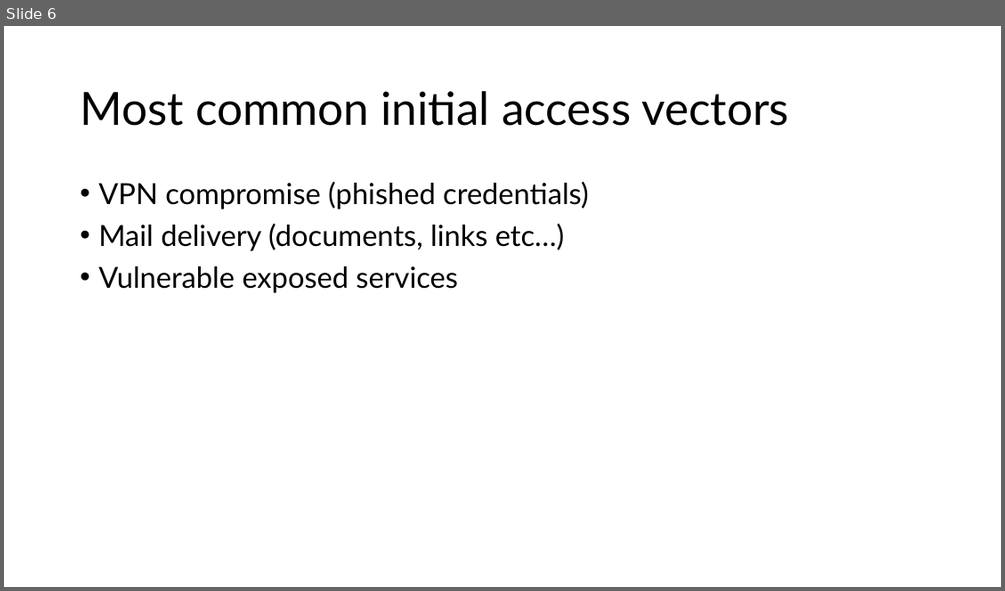
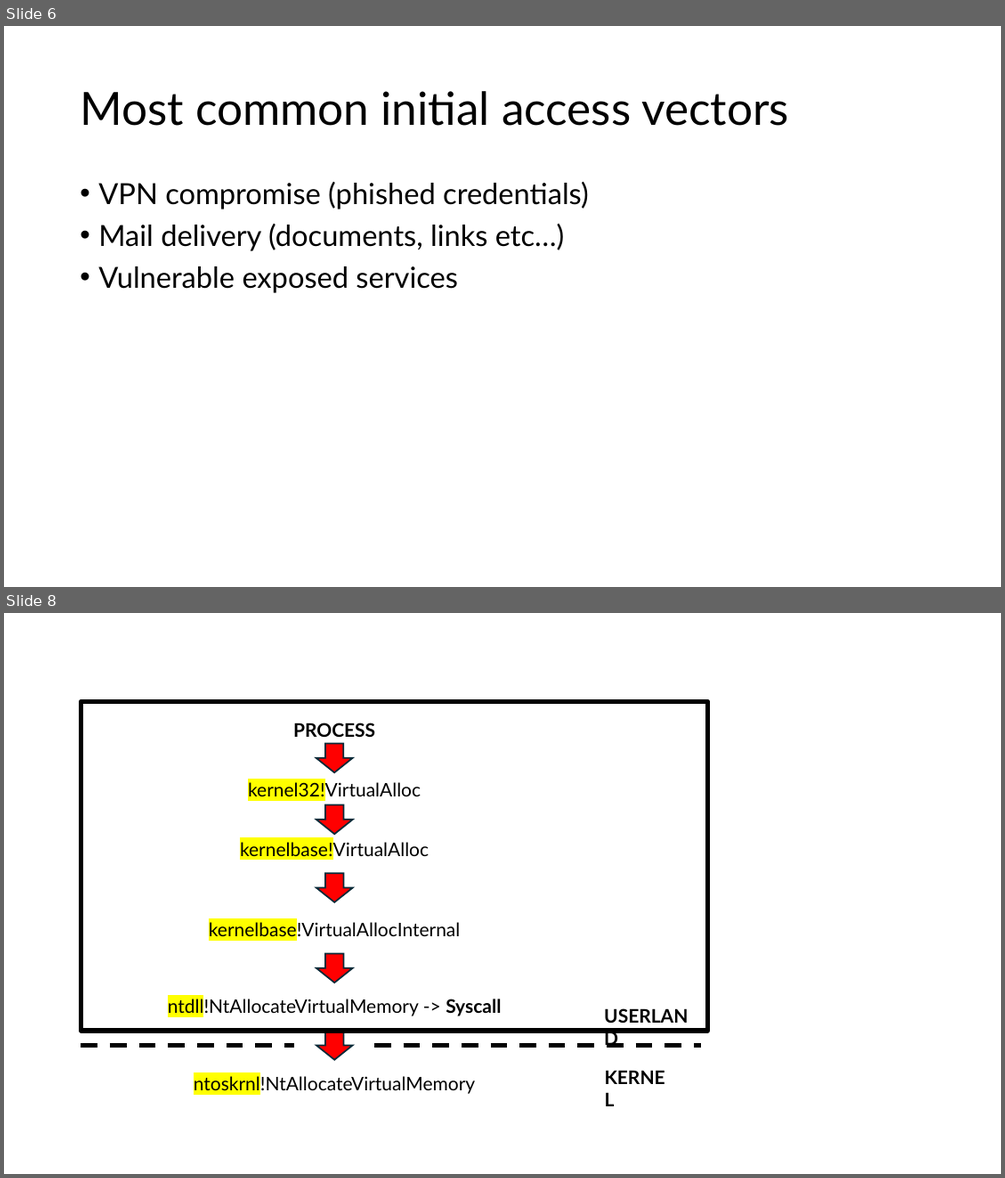
Before and after one commit to crimsoncore/thev, a slide deck: TH 2025.pptx. Shown one above the other, each under a label of ours: slide 6 before the commit, slides 6 and 8 after it; the slides between them are not shown. The pictures are 1005x591 and 1005x1178 pixels, drawn with LibreOffice and Linux fonts; fonts in the diff are those of the drawing. Boxes give left, top, right and bottom in pixels: in the first picture for what was removed or moved away, otherwise in the second. Text is boxed around its words. In the diff, an @@ line names an element or a change of style, - is before the commit and + after.

```diff
--- a/TH 2025.pptx
+++ b/TH 2025.pptx
@@ slide 8 added at box(4, 613, 1001, 1174), background #FFFFFF @@
@@ rectangle added at box(81, 701, 708, 1030), outline #000000 4.5 pt @@
@@ text added at box(293, 722, 375, 737), 18 pt, text #000000, bold @@
+PROCESS
@@ down arrow added at box(316, 743, 353, 772), fill #FF0000, outline #092A39 1.5 pt @@
@@ text added at box(248, 780, 421, 801), 18 pt, text #000000 @@
+kernel32!VirtualAlloc
@@ down arrow added at box(316, 805, 353, 835), fill #FF0000, outline #092A39 1.5 pt @@
@@ text added at box(240, 839, 429, 860), 18 pt, text #000000 @@
+kernelbase!VirtualAlloc
@@ down arrow added at box(316, 873, 353, 902), fill #FF0000, outline #092A39 1.5 pt @@
@@ text added at box(209, 920, 461, 941), 18 pt, text #000000 @@
+kernelbase!VirtualAllocInternal
@@ down arrow added at box(316, 953, 353, 982), fill #FF0000, outline #092A39 1.5 pt @@
@@ text added at box(168, 997, 501, 1017), 18 pt, text #000000 @@
+ntdll!NtAllocateVirtualMemory -> Syscall
@@ text added at box(597, 1000, 708, 1030), 18 pt, text #000000, bold @@
+USERLAND
@@ down arrow added at box(316, 1030, 353, 1060), fill #FF0000, outline #092A39 1.5 pt @@
@@ line added from (81, 1046) to (295, 1046), #000000 4 pt dashed @@
@@ line added from (374, 1046) to (701, 1046), #000000 4 pt dashed @@
@@ text added at box(597, 1062, 680, 1092), 18 pt, text #000000, bold @@
+KERNEL
@@ text added at box(194, 1074, 475, 1094), 18 pt, text #000000 @@
+ntoskrnl!NtAllocateVirtualMemory
```
Also in this commit, not shown: 1 slide changed, 7 other files.
